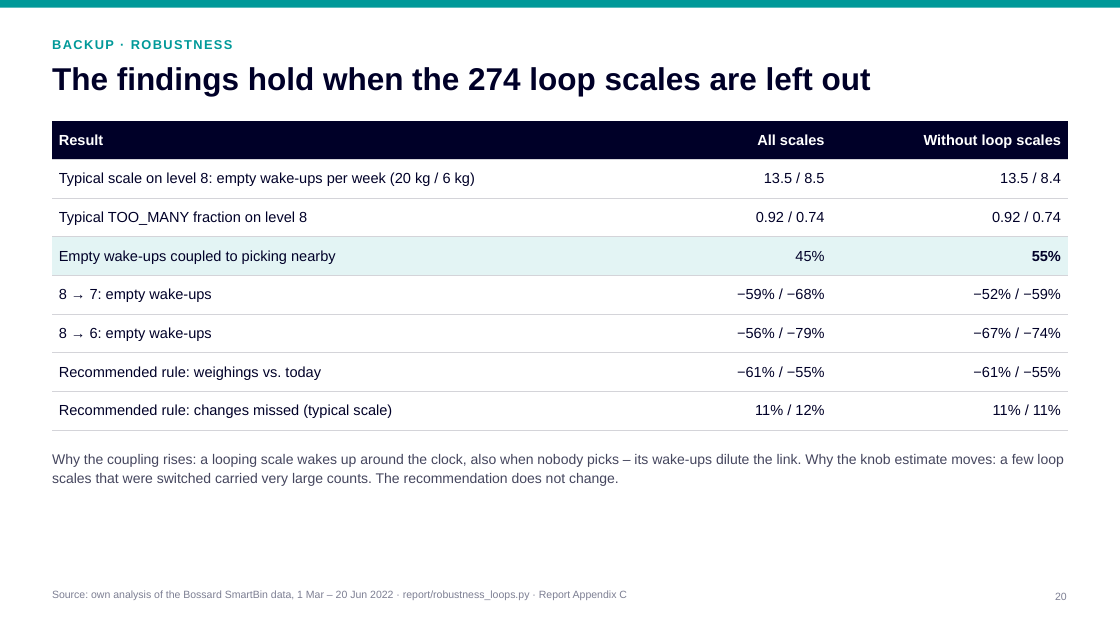
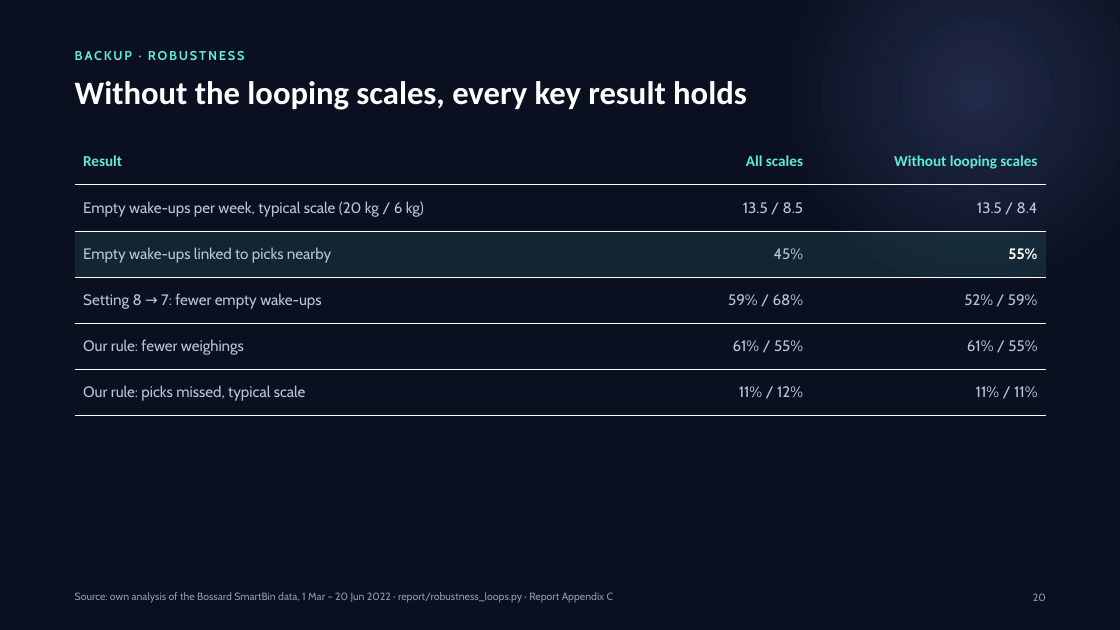
Before and after one commit to erenalpckroglu/smartbin-sensor-optimization, a slide deck: slide 20 of presentation/SmartBin – CTO presentation.pptx. Drawn at 1120x630 pixels with LibreOffice and Linux fonts; fonts in the diff are those of the drawing. Boxes give left, top, right and bottom in pixels: in the first picture for what was removed or moved away, otherwise in the second. Text is boxed around its words. In the diff, an @@ line names an element or a change of style, - is before the commit and + after.

```diff
--- a/presentation/SmartBin – CTO presentation.pptx
+++ b/presentation/SmartBin – CTO presentation.pptx
@@ background #FFFFFF to #0A1020 @@
@@ rectangle removed at bbox=[0, 0, 1120, 8] @@
@@ rectangle added at bbox=[642, 0, 1120, 373], fill gradient #8EA2FF @@
@@ text "BACKUP · ROBUSTNESS": place and size @@
-text "BACKUP · ROBUSTNESS" at bbox=[52, 40, 233, 49]
+text "BACKUP · ROBUSTNESS" at bbox=[75, 51, 245, 60]
@@ text "BACKUP · ROBUSTNESS" at bbox=[75, 51, 245, 60]: font Arial to Cabin, text colour #009999 to #5EEAD4, letter spacing 1.2 to 1.5 pt @@
@@ text at bbox=[75, 81, 747, 110]: text changed; size 27 to 28 pt; font Arial to Calibri; text colour #000028 to #FFFFFF @@
-The findings hold when the 274 loop scales are left out
+Without the looping scales, every key result holds
@@ table at bbox=[75, 139, 1046, 416] @@
-row 1: Result | All scales | Without loop scales
-row 2: Typical scale on level 8: empty wake-ups per week (20 kg / 6 kg) | 13.5 / 8.5 | 13.5 / 8.4
-row 3: Typical TOO_MANY fraction on level 8 | 0.92 / 0.74 | 0.92 / 0.74
-row 4: Empty wake-ups coupled to picking nearby | 45% | 55%
-row 5: 8 → 7: empty wake-ups | −59% / −68% | −52% / −59%
-row 6: 8 → 6: empty wake-ups | −56% / −79% | −67% / −74%
-row 7: Recommended rule: weighings vs. today | −61% / −55% | −61% / −55%
-row 8: Recommended rule: changes missed (typical scale) | 11% / 12% | 11% / 11%
+row 1: Result | All scales | Without looping scales
+row 2: Empty wake-ups per week, typical scale (20 kg / 6 kg) | 13.5 / 8.5 | 13.5 / 8.4
+row 3: Empty wake-ups linked to picks nearby | 45% | 55%
+row 4: Setting 8 → 7: fewer empty wake-ups | 59% / 68% | 52% / 59%
+row 5: Our rule: fewer weighings | 61% / 55% | 61% / 55%
+row 6: Our rule: picks missed, typical scale | 11% / 12% | 11% / 11%
@@ table: place and size @@
-table at bbox=[52, 121, 1067, 430]
+table at bbox=[75, 139, 1046, 416]
@@ text removed at bbox=[52, 454, 1063, 486] @@
-Why the coupling rises: a looping scale wakes up around the clock, also when nobody picks – its wake-ups dilute the link. Why the knob estimate moves: a few loop scales that were switched carried very large counts. The recommendation does not change.
@@ text "Source: own analysis of the ..." at bbox=[75, 592, 613, 603]: font Arial to Cabin, text colour #7D7F93 to #8D99B0 @@
@@ text "Source: own analysis of the ...": place and size @@
-text "Source: own analysis of the ..." at bbox=[52, 590, 627, 600]
+text "Source: own analysis of the ..." at bbox=[75, 592, 613, 603]
@@ text "20": place and size @@
-text "20" at bbox=[1055, 593, 1067, 600]
+text "20" at bbox=[1033, 593, 1046, 601]
@@ text "20" at bbox=[1033, 593, 1046, 601]: font Arial to Cabin, text colour #7D7F93 to #8D99B0 @@
```
Also in this commit, not shown: 6 other slides changed, 17 slides added, 18 slides removed, 19 other files.
